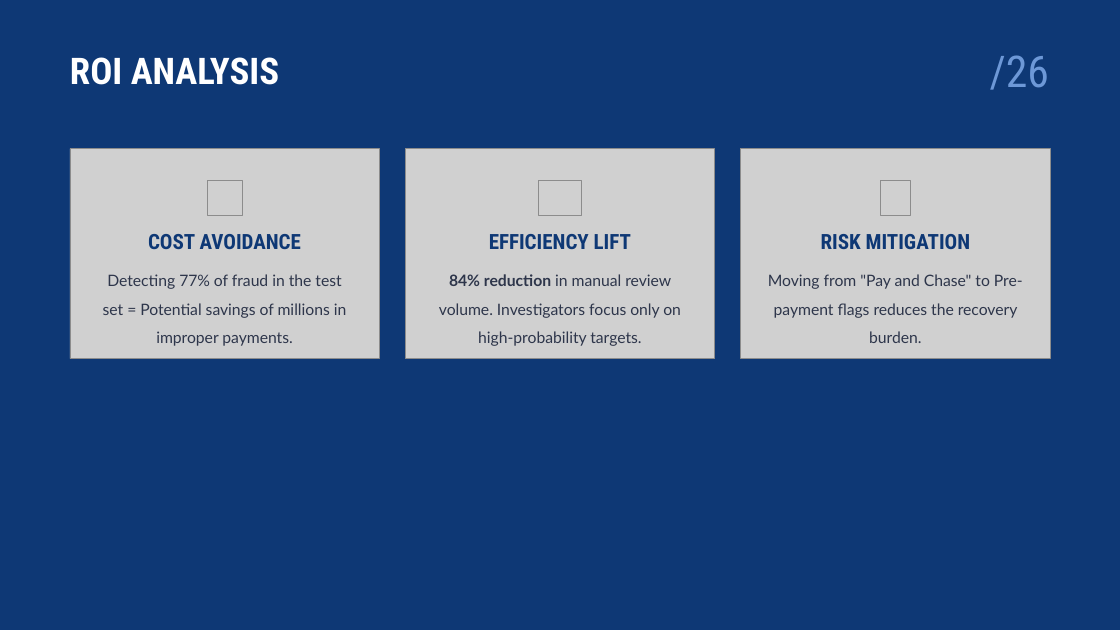
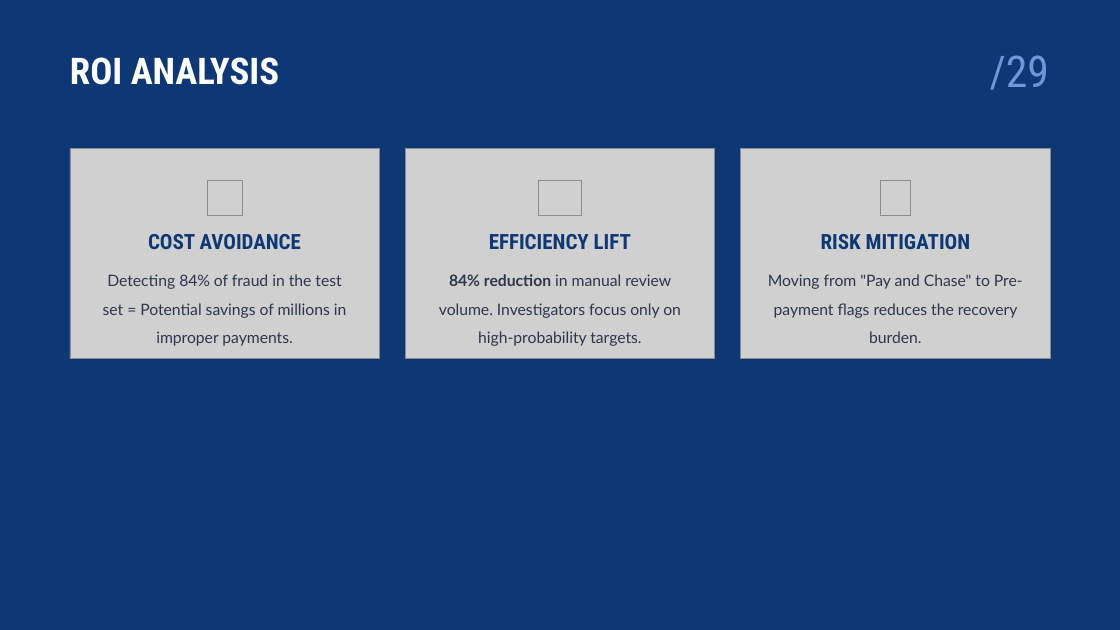
Before and after one commit to Ali-Tharwat/fraud_detection_project, a slide deck: slide 30 of reports/presentation.pptx (slide 27 before the commit). Drawn at 1120x630 pixels with LibreOffice and Linux fonts; fonts in the diff are those of the drawing; grey boxes stand for pictures. Boxes give left, top, right and bottom in pixels: in the first picture for what was removed or moved away, otherwise in the second. Text is boxed around its words. In the diff, an @@ line names an element or a change of style, - is before the commit and + after.

```diff
--- a/reports/presentation.pptx
+++ b/reports/presentation.pptx
@@ text at [990, 55, 1049, 90]: text changed @@
-/26
+/29
@@ text at [103, 274, 347, 346]: text changed @@
-Detecting 77% of fraud in the test set = Potential savings of millions in improper payments.
+Detecting 84% of fraud in the test set = Potential savings of millions in improper payments.
```
Also in this commit, not shown: 20 other slides changed, 5 slides added, 1 slide removed, 1 other file.
